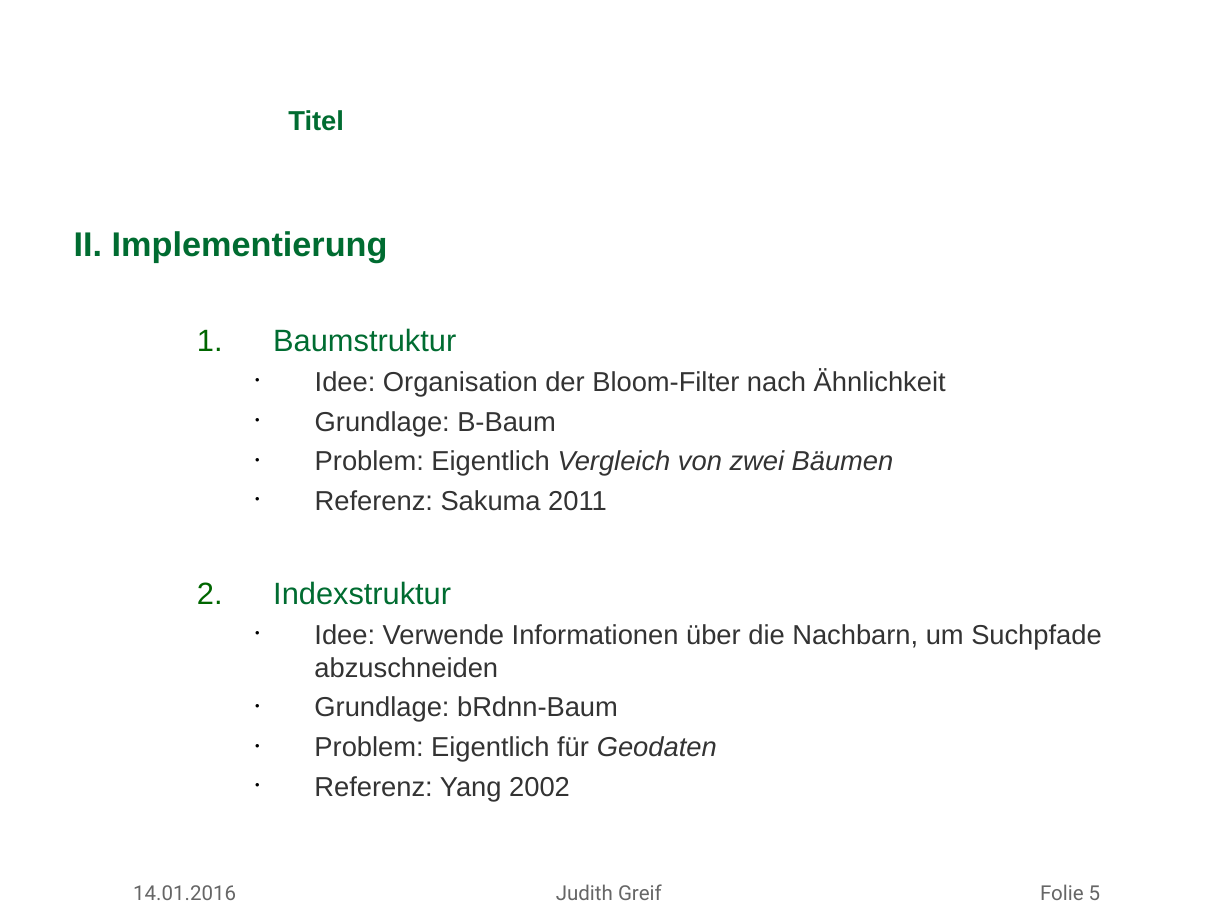
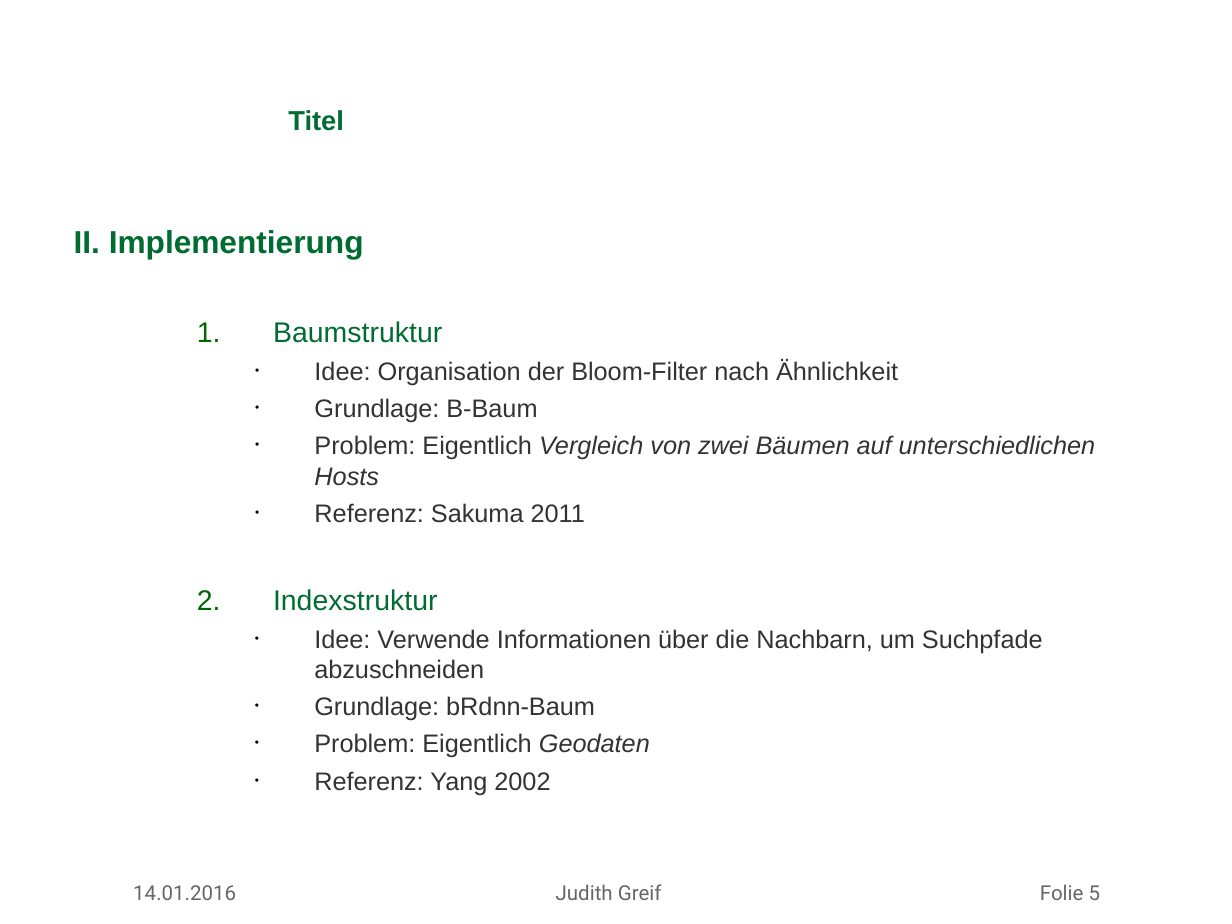
Before and after one commit to missgreenwood/masterarbeit, a slide deck: slide 5 of mdsg_latex_10062012/slides/antrittsvortrag_greif.ppt. Drawn at 1232x924 pixels with LibreOffice and Linux fonts; fonts in the diff are those of the drawing; background and template pictures are left out. Boxes give left, top, right and bottom in pixels: in the first picture for what was removed or moved away, otherwise in the second. Text is boxed around its words. In the diff, an @@ line names an element or a change of style, - is before the commit and + after.

Commit message:
Update presentation (cassandra, Bloom filters)

```diff
--- a/mdsg_latex_10062012/slides/antrittsvortrag_greif.ppt
+++ b/mdsg_latex_10062012/slides/antrittsvortrag_greif.ppt
@@ text at [74, 230, 1043, 795]: size 20 to 18.5 pt in "II. Implementierung"; size 18 to 16.6 pt in "Baumstruktur", "Indexstruktur"; size 16 to 14.8 pt in "Idee: Organisation der Bloom-Filter nach Ähnlichkeit", "Grundlage: B-Baum", "Referenz: Sakuma 2011", "Idee: Verwende Informationen über die Nachbarn, um ..." and 2 more places; indent changed @@
@@ text at [314, 435, 1096, 486]: text changed; size 16 to 14.8 pt @@
-    • Problem: Eigentlich Vergleich von zwei Bäumen
+    • Problem: Eigentlich Vergleich von zwei Bäumen auf unterschiedlichen Hosts
@@ text at [314, 733, 650, 758]: text changed; size 16 to 14.8 pt @@
-    • Problem: Eigentlich für Geodaten
+    • Problem: Eigentlich Geodaten
```
Also in this commit, not shown: 5 other slides changed, 1 slide added, 3 other files.
